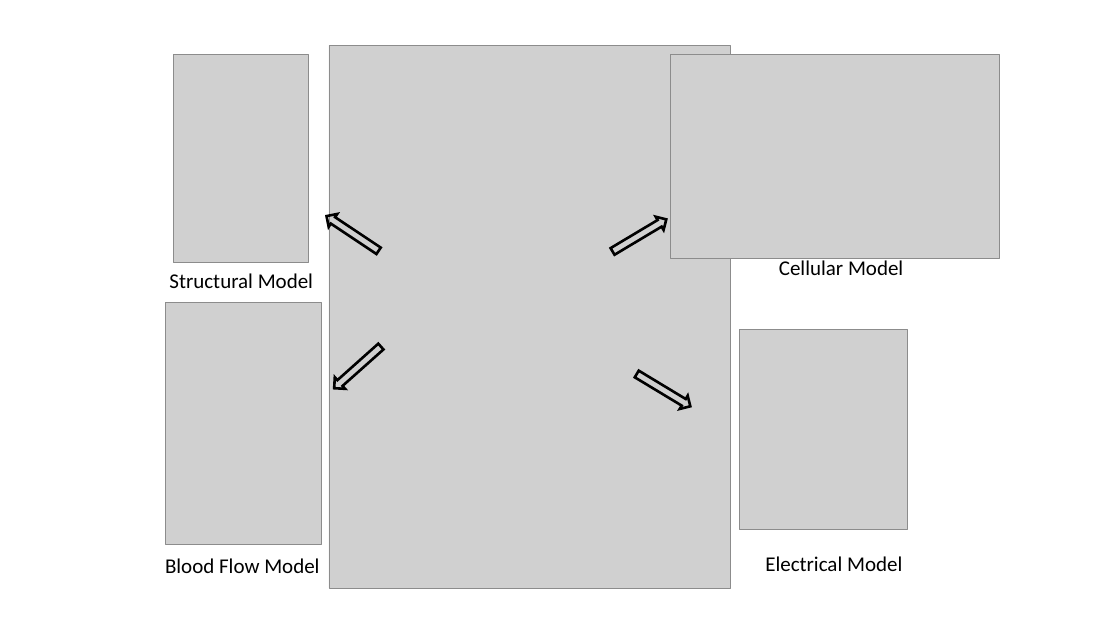
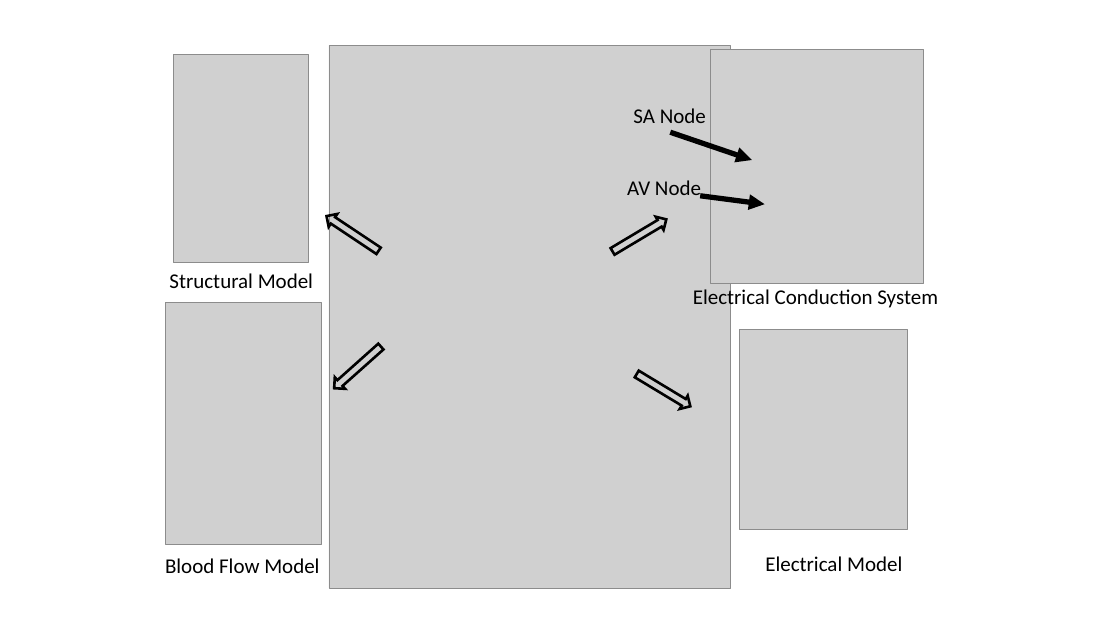
Before and after one commit to mlab-upenn/FnEDA, a slide deck: slide 1 of figs/models.pptx. Drawn at 1120x630 pixels with LibreOffice and Linux fonts; fonts in the diff are those of the drawing; grey boxes stand for pictures. Boxes give left, top, right and bottom in pixels: in the first picture for what was removed or moved away, otherwise in the second. Text is boxed around its words. In the diff, an @@ line names an element or a change of style, - is before the commit and + after.

```diff
--- a/figs/models.pptx
+++ b/figs/models.pptx
@@ picture: place and size @@
-picture at [670,55,1000,258]
+picture at [711,50,923,283]
@@ text added at [633,108,706,123], 18 pt, text #000000 @@
+SA Node
@@ arrow added from (670, 132) to (752, 160), #000000 4.5 pt @@
@@ text added at [627,180,701,199], 18 pt, text #000000 @@
+AV Node
@@ arrow added from (701, 196) to (765, 204), #000000 4.5 pt @@
@@ text at [693,286,938,310]: text changed @@
-Cellular Model
+Electrical Conduction System
```
Also in this commit, not shown: 2 other files.
